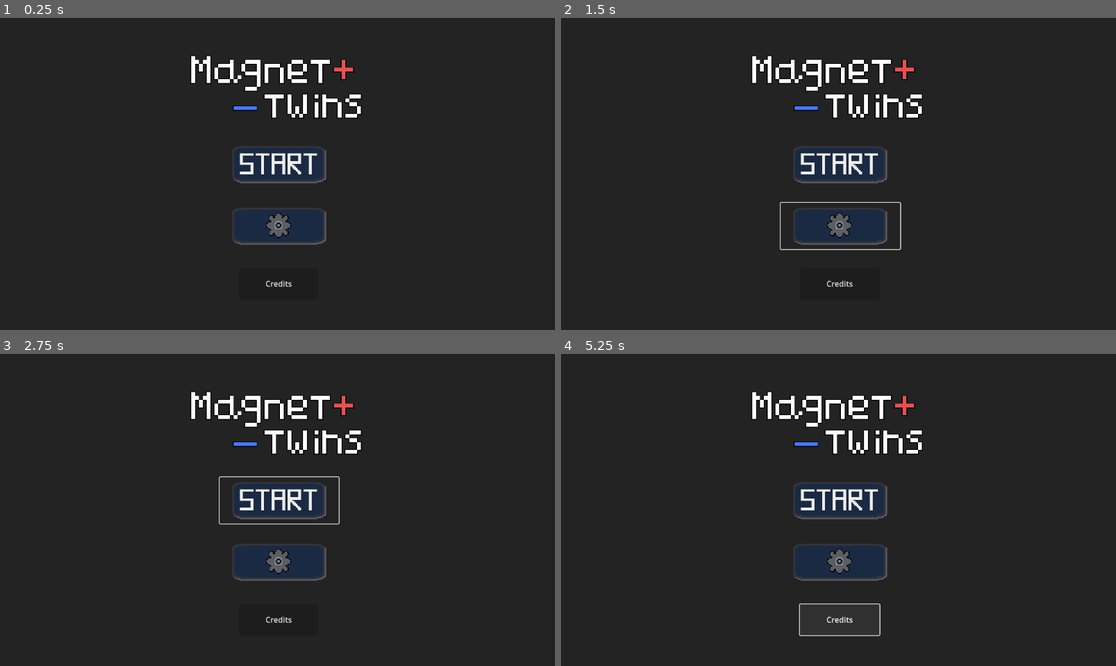
Above: before the commit, frames 1-4 (two rows, left to right).
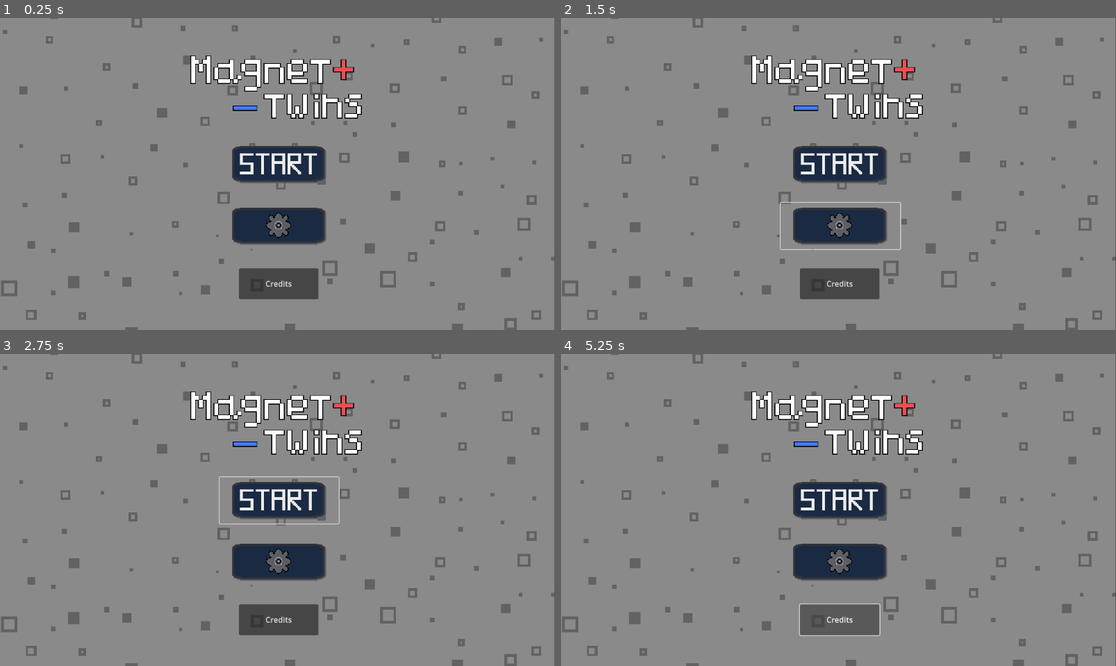
Above: after the commit, the same moments.

Repository: mrshark3959/Magnettwins-GODOT
Game: Godot game, scene res://Scenes/main_menu.tscn
Same seed, same stepped clock (60 frames per second), same inputs: the game is played once before the commit and once after it.
Inputs (mouse positions are in pixels of both pictures, inside the frame that each line leads up to):
- Up to frame 1 (0.25 s): no input
- Up to frame 2 (1.5 s): click (838, 164) at 0.5 s; click (838, 227) at 1.25 s
- Up to frame 3 (2.75 s): click (277, 500) at 2 s
- Up to frame 4 (5.25 s): click (838, 563) at 2.75 s; click (838, 500) at 3.5 s; click (838, 563) at 4.25 s; click "Credits" at 5 s

The runs differ from the first frame. In frame 1, 94% of the frame differs, in the area x 0-100%, y 0-100%; in frame 2, 94%; in frame 3, 94%; in frame 4, 94%.

Commit message:
Background of the level added
i removed the colored placeholder and added a background, not animated yet though

Diff:
--- a/Scenes/main_menu.tscn
+++ b/Scenes/main_menu.tscn
@@ -1,6 +1,7 @@
-[gd_scene load_steps=4 format=3 uid="uid://v7t3a51l5mxp"]
+[gd_scene load_steps=5 format=3 uid="uid://v7t3a51l5mxp"]
 
 [ext_resource type="Texture2D" uid="uid://ds0rncxtjvcc7" path="res://Assets/Title _) (1).png" id="1_fg56f"]
+[ext_resource type="Texture2D" uid="uid://dwkdnbea70ci6" path="res://Assets/background (1).png" id="1_l6lf0"]
 [ext_resource type="Texture2D" uid="uid://b1dnxcwbknlnd" path="res://Assets/image (15).png" id="2_mh6bf"]
 [ext_resource type="Texture2D" uid="uid://bcevkb8sjj1an" path="res://Assets/image (18).png" id="3_2hnh8"]
 
@@ -12,23 +13,17 @@
 grow_horizontal = 2
 grow_vertical = 2
 
-[node name="Bg" type="ColorRect" parent="."]
-layout_mode = 1
-anchors_preset = 15
-anchor_right = 1.0
-anchor_bottom = 1.0
-grow_horizontal = 2
-grow_vertical = 2
-color = Color(0.136826, 0.136826, 0.136826, 1)
-
 [node name="TextureRect2" type="TextureRect" parent="."]
 self_modulate = Color(1, 1, 1, 0.552941)
 layout_mode = 1
 anchors_preset = 15
 anchor_right = 1.0
 anchor_bottom = 1.0
+offset_left = -1.0
+offset_right = -1.0
 grow_horizontal = 2
 grow_vertical = 2
+texture = ExtResource("1_l6lf0")
 
 [node name="Logo" type="TextureRect" parent="."]
 top_level = true
Not shown, added: Assets/background (1).png.import
Not shown, added: Assets/outside assets (temp)/brackeys_platformer_assets/background (1).png.import
